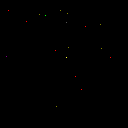
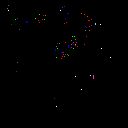
The second 128px x 128px image is a revision of the first. Changes to its layers:
hid "items" over (x1=6, y1=10, x2=111, y2=107)
showed "objects", painted on it over (x1=7, y1=5, x2=111, y2=107)
